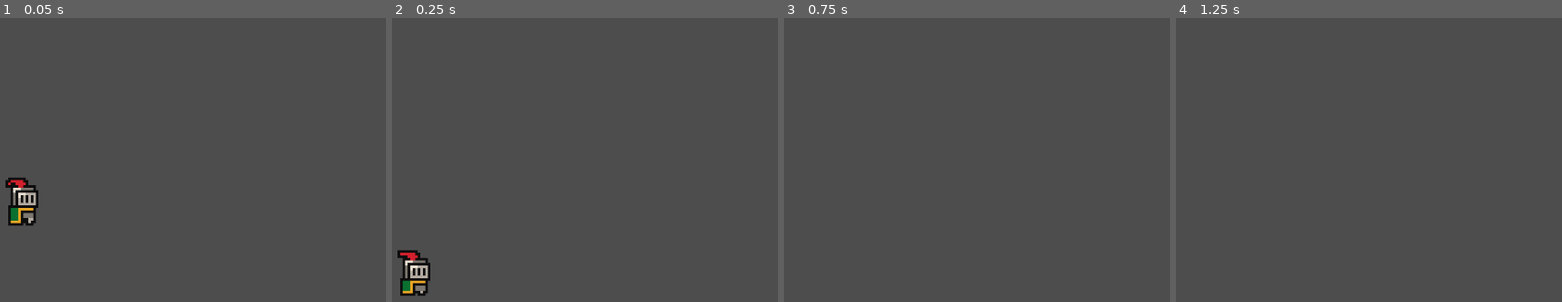
Above: before the commit, frames 1-4 (left to right).
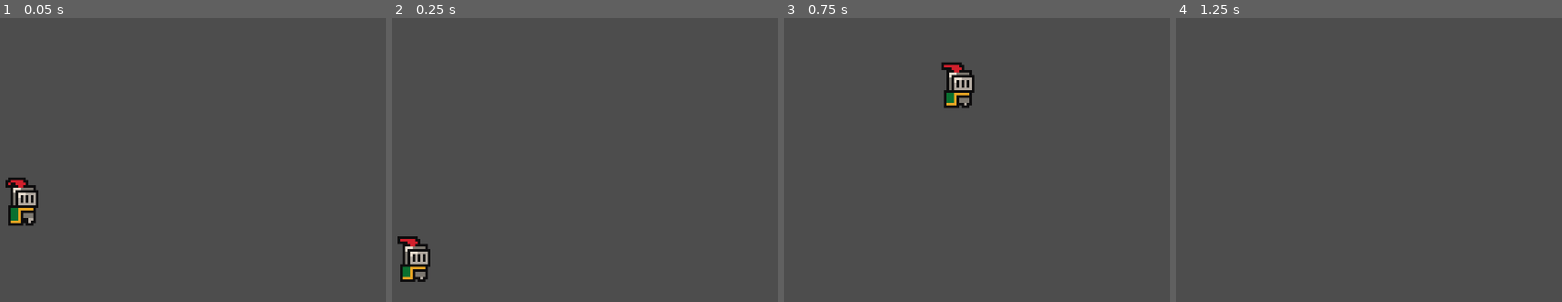
Above: after the commit, the same moments.

Repository: itsFahmid/Test-Game
Game: Godot game, scene res://Game.tscn
The game is run twice, just before and just after one commit, with the same random seed, the same clock (stepped at 60 frames per second) and the same inputs.
Inputs:
- Up to frame 1 (0.05 s): no input
- Up to frame 2 (0.25 s): no input
- Up to frame 3 (0.75 s): tap Enter (ui_accept) at 0.5 s; hold Right (ui_right) from 0.53 s (still down)
- Up to frame 4 (1.25 s): keep holding Right (ui_right); tap Enter (ui_accept) at 0.77 s

Frame 1 is identical in both runs. In frame 2, 1.3% of the frame differs, in the area x 1-10%, y 76-98%; in frame 3, 1.1%; in frame 4, nothing differs.

Commit message:
added an invisible boundary for player to land on

Diff:
--- a/Game.tscn
+++ b/Game.tscn
@@ -1,6 +1,8 @@
-[gd_scene load_steps=2 format=3 uid="uid://crhd0fehb16si"]
+[gd_scene load_steps=3 format=3 uid="uid://crhd0fehb16si"]
 
 [ext_resource type="PackedScene" uid="uid://wakv8c48ud6k" path="res://Player.tscn" id="1_wbfu4"]
+
+[sub_resource type="WorldBoundaryShape2D" id="WorldBoundaryShape2D_wbfu4"]
 
 [node name="Game" type="Node2D"]
 
@@ -8,3 +10,9 @@
 
 [node name="Camera2D" type="Camera2D" parent="."]
 zoom = Vector2(4, 4)
+
+[node name="StaticBody2D" type="StaticBody2D" parent="."]
+
+[node name="CollisionShape2D" type="CollisionShape2D" parent="StaticBody2D"]
+position = Vector2(0, 36)
+shape = SubResource("WorldBoundaryShape2D_wbfu4")
